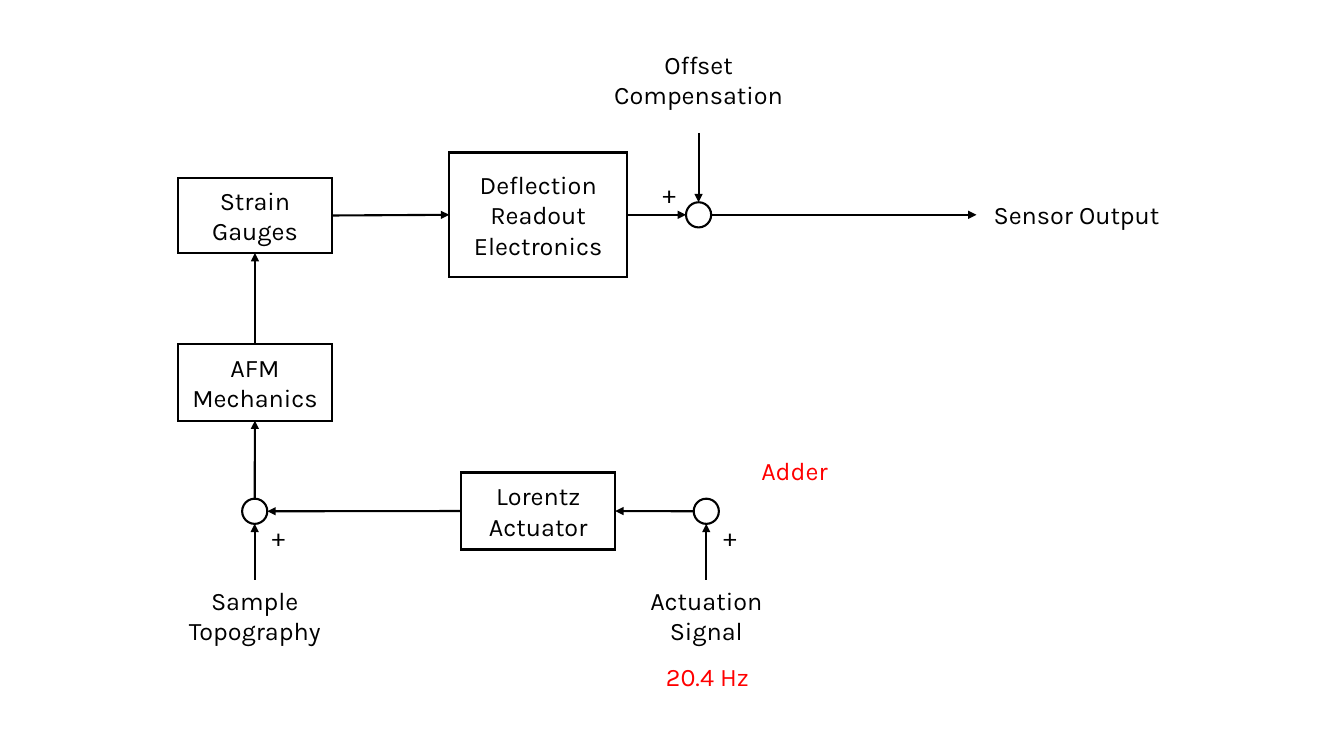
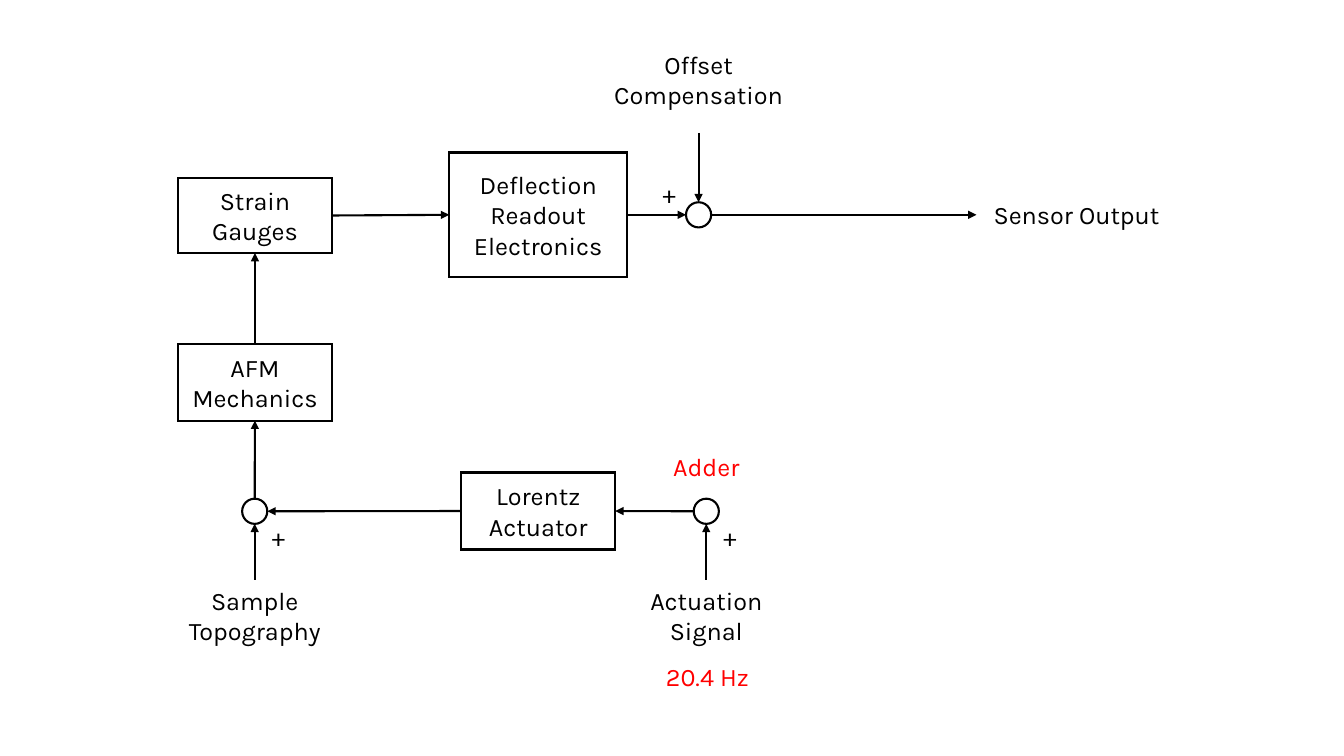
Before and after one commit to tokyo-town/Mechatronische-Systeme-Labor, a slide deck: slide 18 of AFM/report/images/drawings.pptx. Drawn at 1344x756 pixels with LibreOffice and Linux fonts; fonts in the diff are those of the drawing. Boxes give left, top, right and bottom in pixels: in the first picture for what was removed or moved away, otherwise in the second. Text is boxed around its words. In the diff, an @@ line names an element or a change of style, - is before the commit and + after.

```diff
--- a/AFM/report/images/drawings.pptx
+++ b/AFM/report/images/drawings.pptx
@@ text "Adder": place and size @@
-text "Adder" at box(761, 462, 827, 481)
+text "Adder" at box(673, 458, 739, 477)
```
Also in this commit, not shown: 4 slides added, 1 other file.
